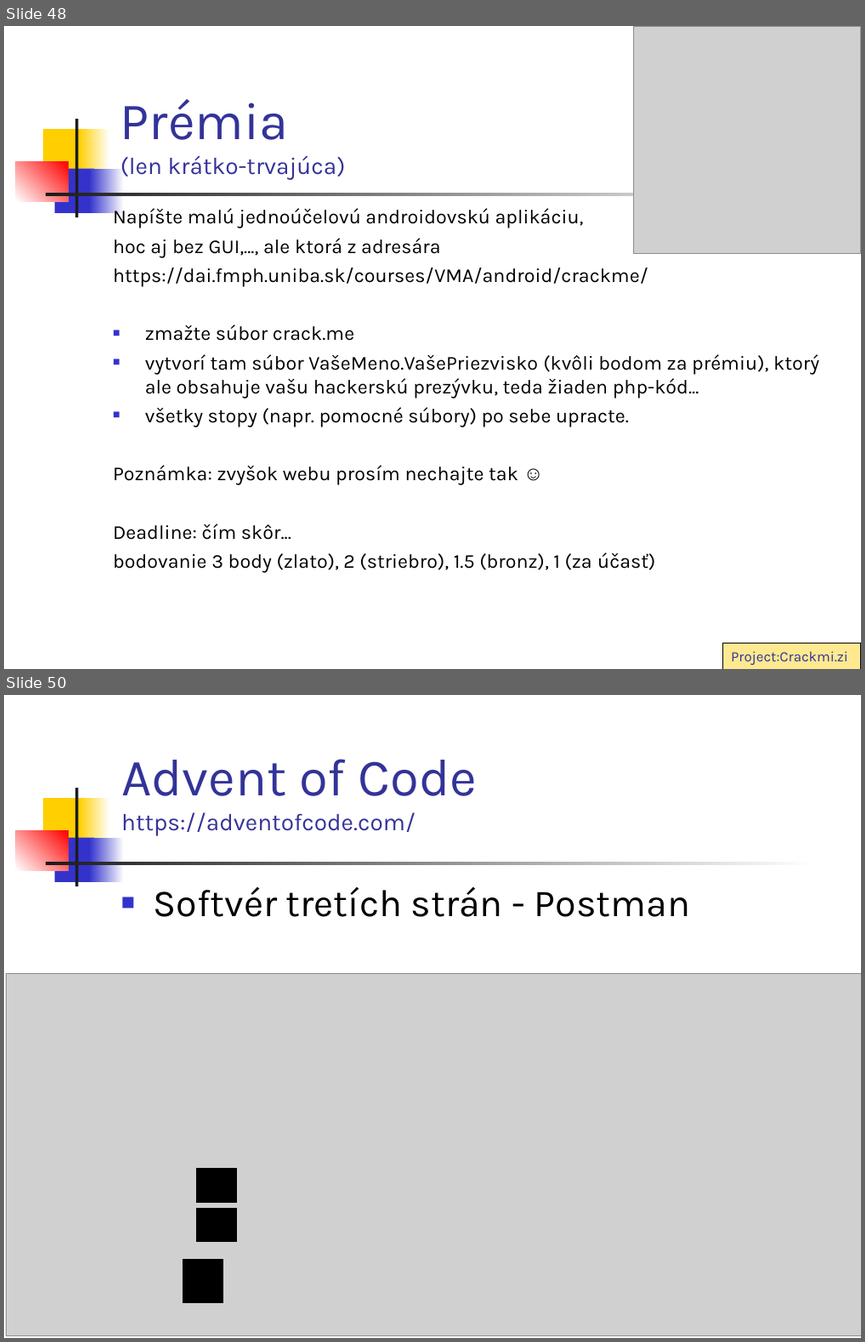
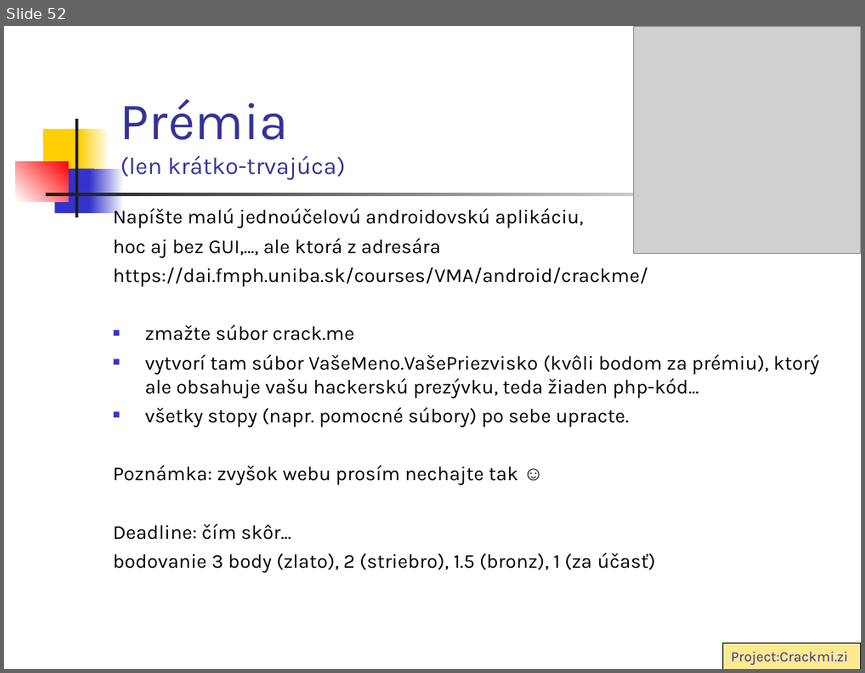
Before and after one commit to vmandro/Prednasky, a slide deck: 11/11_Android.ppt. Shown one above the other, each under a label of ours: slides 48 and 50 before the commit, slide 52 after it; the slides between them are not shown. The pictures are 865x1342 and 865x673 pixels, drawn with LibreOffice and Linux fonts; fonts in the diff are those of the drawing; grey boxes stand for pictures. Boxes give left, top, right and bottom in pixels: in the first picture for what was removed or moved away, otherwise in the second. Text is boxed around its words. In the diff, an @@ line names an element or a change of style, - is before the commit and + after.

```diff
--- a/11/11_Android.ppt
+++ b/11/11_Android.ppt
@@ slide 50 removed at (4, 695, 861, 1338), background #FFFFFF; not listed: 7 template elements that a slide beside it also shows @@
@@ title removed at (121, 759, 477, 836) @@
-Advent of Code
-https://adventofcode.com/
@@ text removed at (154, 887, 690, 917) @@
-■ Softvér tretích strán - Postman
@@ picture removed at (7, 974, 861, 1336) @@
@@ rectangle removed at (196, 1168, 236, 1202) @@
@@ rectangle removed at (196, 1208, 236, 1241) @@
@@ rectangle removed at (183, 1259, 223, 1304) @@
@@ what was slide 48 is now slide 52 @@
```
Also in this commit, not shown: 12 slides changed, 1 slide added, 1 other slide removed, 2 other files.
